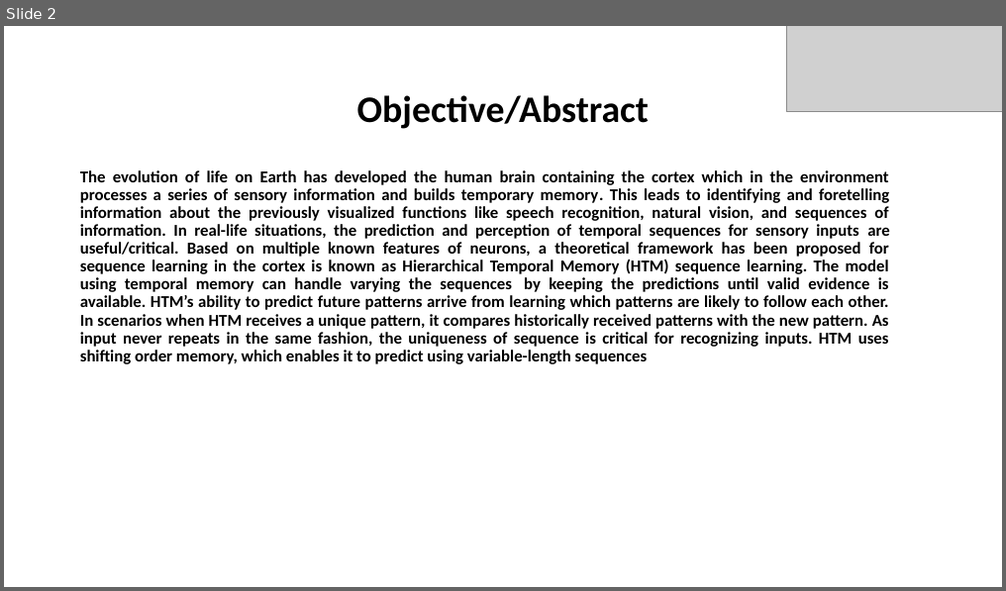
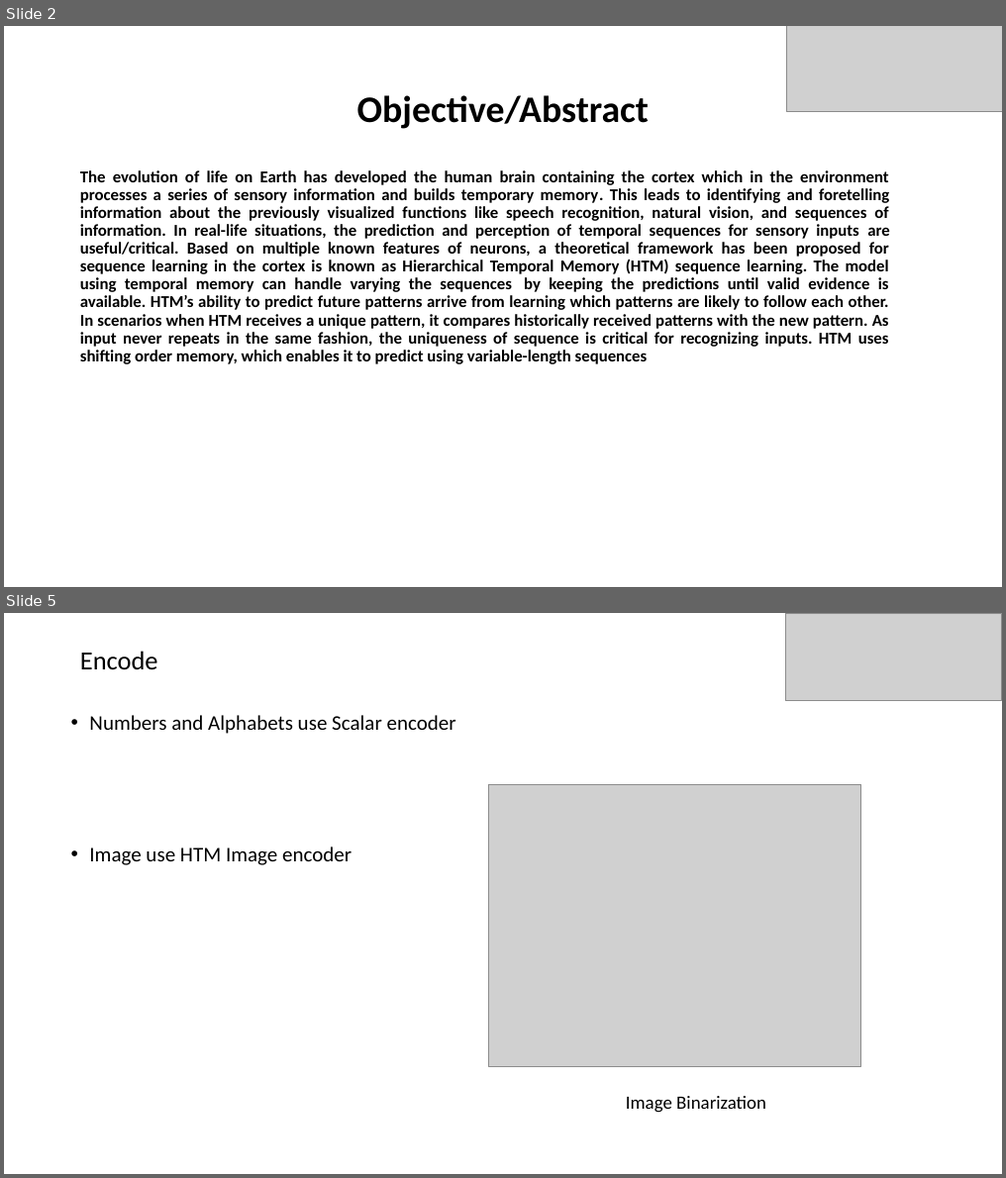
Before and after one commit to harishpalani12/neocortexapi, a slide deck: source/MySEProject/Documentation/Multi Sequence Learning.pptx. Shown one above the other, each under a label of ours: slide 2 before the commit, slides 2 and 5 after it; the slides between them are not shown. The pictures are 1006x591 and 1006x1178 pixels, drawn with LibreOffice and Linux fonts; fonts in the diff are those of the drawing; grey boxes stand for pictures. Boxes give left, top, right and bottom in pixels: in the first picture for what was removed or moved away, otherwise in the second. Text is boxed around its words. In the diff, an @@ line names an element or a change of style, - is before the commit and + after.

```diff
--- a/source/MySEProject/Documentation/Multi Sequence Learning.pptx
+++ b/source/MySEProject/Documentation/Multi Sequence Learning.pptx
@@ slide 5 added at <box>4,613,1002,1174</box>, background #FFFFFF @@
@@ picture added at <box>785,613,1001,701</box> @@
@@ title added at <box>80,651,158,669</box>, 25.2 pt, text #000000 @@
+Encode
@@ text added at <box>89,715,456,865</box>, 20 pt, text #000000 @@
+• Numbers and Alphabets use Scalar encoder
+• Image use HTM Image encoder
@@ picture added at <box>488,784,861,1066</box> @@
@@ text added at <box>626,1096,766,1113</box>, 18 pt, text #000000 @@
+Image Binarization
```
Also in this commit, not shown: 2 slides changed, 6 other slides added, 4 slides removed, 1 other file.
